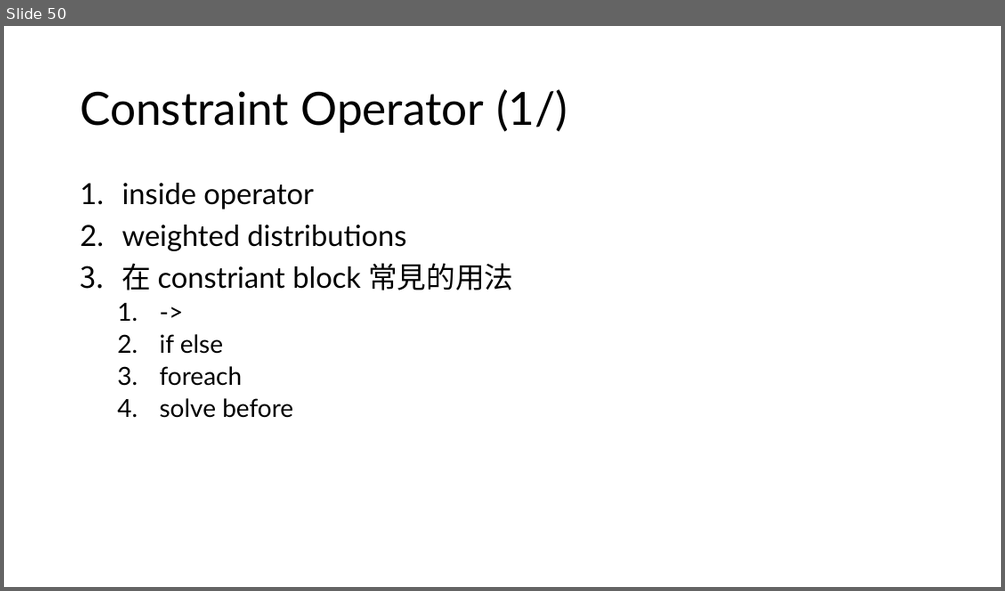
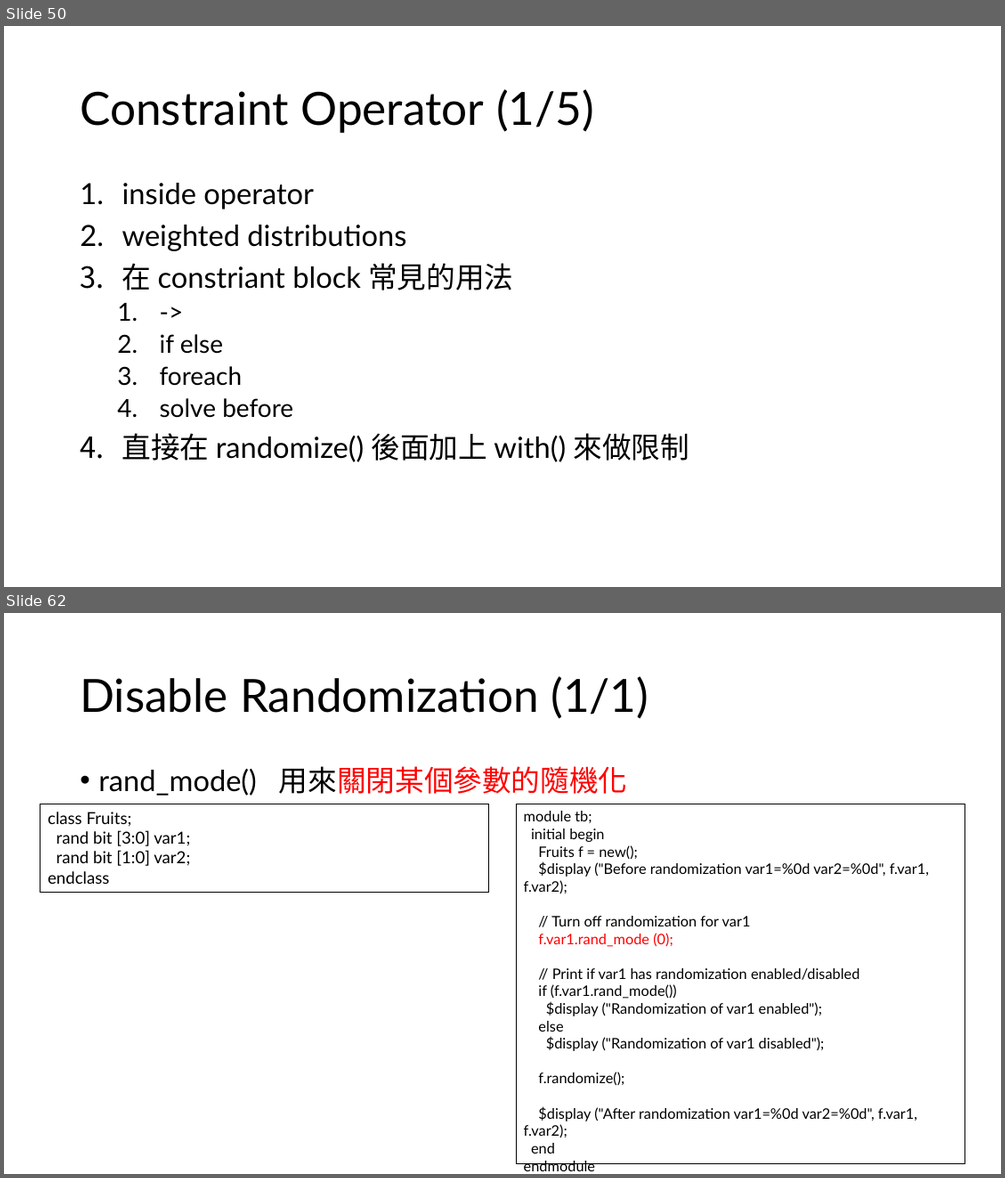
Before and after one commit to s9001055/DV_learning, a slide deck: systemverilog/SystemVerilog_語法學習.pptx. Shown one above the other, each under a label of ours: slide 50 before the commit, slides 50 and 62 after it; the slides between them are not shown. The pictures are 1005x591 and 1005x1178 pixels, drawn with LibreOffice and Linux fonts; fonts in the diff are those of the drawing. Boxes give left, top, right and bottom in pixels: in the first picture for what was removed or moved away, otherwise in the second. Text is boxed around its words. In the diff, an @@ line names an element or a change of style, - is before the commit and + after.

Commit message:
Modify: SystemVerilog_語法學習.pptx Add: chapter 6 Constraints

```diff
--- a/systemverilog/SystemVerilog_語法學習.pptx
+++ b/systemverilog/SystemVerilog_語法學習.pptx
@@ slide 62 added at box(4, 613, 1001, 1174), background #FFFFFF @@
@@ title added at box(80, 676, 648, 719), 44 pt, text #000000 @@
+Disable Randomization (1/1)
@@ text added at box(98, 766, 627, 795), 28 pt, text #000000 @@
+• rand_mode() 用來關閉某個參數的隨機化
@@ rectangle added at box(40, 803, 489, 892), outline #000000 0.75 pt, 16 pt, text #000000 @@
+class Fruits;
+rand bit [3:0] var1;
+rand bit [1:0] var2;
+endclass
@@ rectangle added at box(517, 803, 965, 1163), outline #000000 0.75 pt, 14 pt, text #000000 @@
+module tb;
+initial begin
+Fruits f = new();
+$display ("Before randomization var1=%0d var2=%0d", f.var1, f.var2);
+// Turn off randomization for var1
+f.var1.rand_mode (0);
+// Print if var1 has randomization enabled/disabled
+if (f.var1.rand_mode())
+$display ("Randomization of var1 enabled");
+else
+$display ("Randomization of var1 disabled");
+f.randomize();
+$display ("After randomization var1=%0d var2=%0d", f.var1, f.var2);
+end
+endmodule
@@ slide 50 changed as well @@
@@ title at box(80, 89, 594, 133): text changed @@
-Constraint Operator (1/)
+Constraint Operator (1/5)
@@ text at box(122, 433, 690, 462): paragraph added @@
+4. 直接在 randomize() 後面加上 with() 來做限制
```
Also in this commit, not shown: 1 other slide changed, 13 other slides added, 2 other files.
